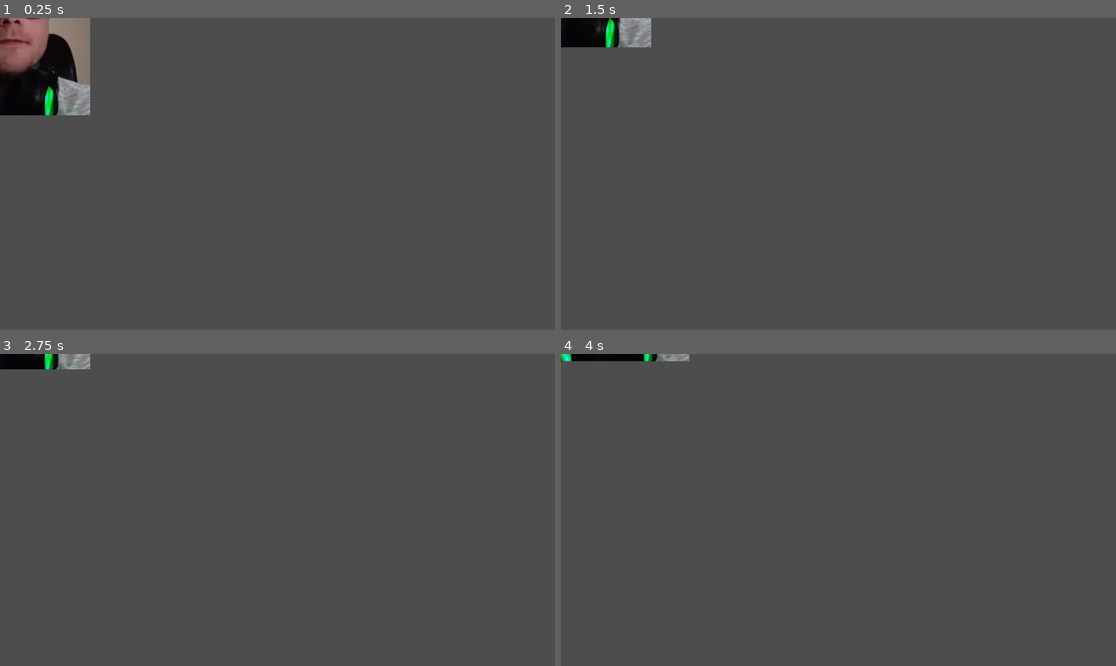
Above: before the commit, frames 1-4 (two rows, left to right).
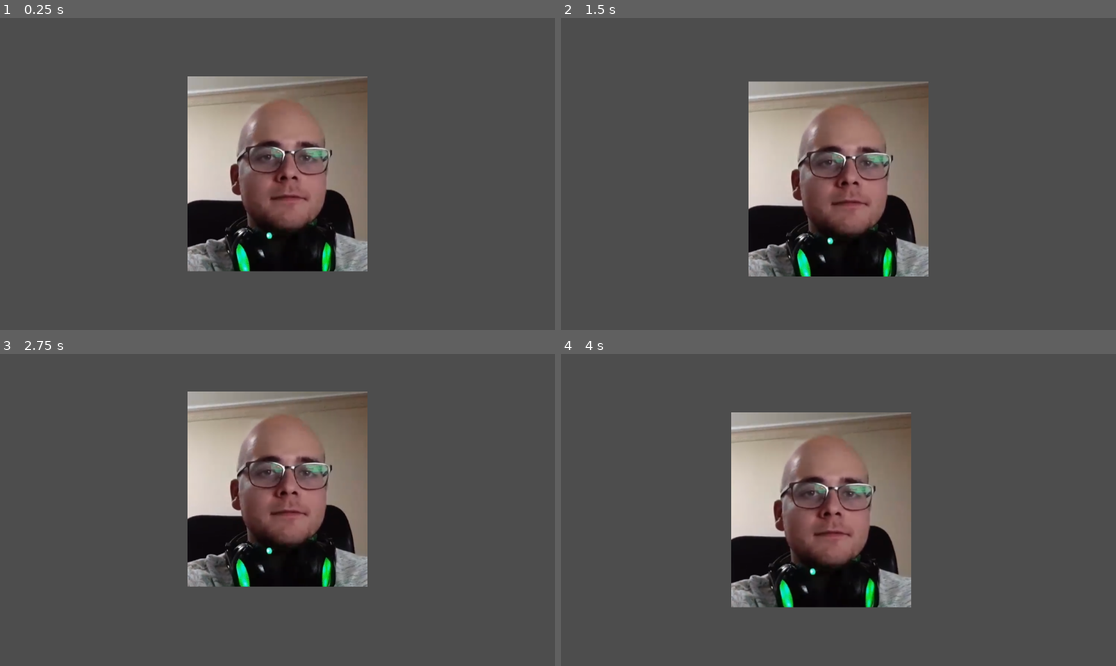
Above: after the commit, the same moments.

Repository: RubenArCol/proyecto_rpg_2024_25
Game: Godot game, scene res://recursos_proyecto_godot/player/jugador.tscn
The game is run twice, just before and just after one commit, with the same random seed, the same clock (stepped at 60 frames per second) and the same inputs.
Inputs:
- Up to frame 1 (0.25 s): no input
- Up to frame 2 (1.5 s): tap Enter at 0.5 s; hold Right (right) 0.53-1.28 s; hold S (down) from 1.28 s (still down)
- Up to frame 3 (2.75 s): release S (down) at 2.03 s; hold Right (right) from 2.03 s (still down)
- Up to frame 4 (4 s): release Right (right) at 2.78 s; hold Up (up) 2.78-3.53 s; hold Left (left) from 3.53 s (still down)

The runs differ from the first frame. In frame 1, 24% of the frame differs, in the area x 0-67%, y 0-82%; in frame 2, 21%; in frame 3, 20%; in frame 4, 20%.

Commit message:
añado camara

Diff:
--- a/ffiii/project.godot
+++ b/ffiii/project.godot
@@ -26,13 +26,13 @@
 up={
 "deadzone": 0.5,
 "events": [Object(InputEventKey,"resource_local_to_scene":false,"resource_name":"","device":-1,"window_id":0,"alt_press …(195 unchanged characters)…
-, Object(InputEventKey,"resource_local_to_scene":false,"reso …(131 unchanged characters)… d":false,"keycode":0,"physical_keycode":68,"key_label":0,"unicode":100,"location":0,"echo":false,"script":null)
+, Object(InputEventKey,"resource_local_to_scene":false,"reso …(131 unchanged characters)… d":false,"keycode":0,"physical_keycode":87,"key_label":0,"unicode":119,"location":0,"echo":false,"script":null)
 ]
 }
 right={
 "deadzone": 0.5,
 "events": [Object(InputEventKey,"resource_local_to_scene":false,"resource_name":"","device":-1,"window_id":0,"alt_press …(195 unchanged characters)…
-, Object(InputEventKey,"resource_local_to_scene":false,"reso …(131 unchanged characters)… d":false,"keycode":0,"physical_keycode":87,"key_label":0,"unicode":119,"location":0,"echo":false,"script":null)
+, Object(InputEventKey,"resource_local_to_scene":false,"reso …(131 unchanged characters)… d":false,"keycode":0,"physical_keycode":68,"key_label":0,"unicode":100,"location":0,"echo":false,"script":null)
 ]
 }
 down={
--- a/ffiii/recursos_proyecto_godot/player/jugador.tscn
+++ b/ffiii/recursos_proyecto_godot/player/jugador.tscn
@@ -15,3 +15,6 @@
 
 [node name="Sprite2D" type="Sprite2D" parent="CharacterBody2D"]
 texture = ExtResource("2_ts8uc")
+
+[node name="Camera2D" type="Camera2D" parent="CharacterBody2D"]
+position_smoothing_enabled = true
